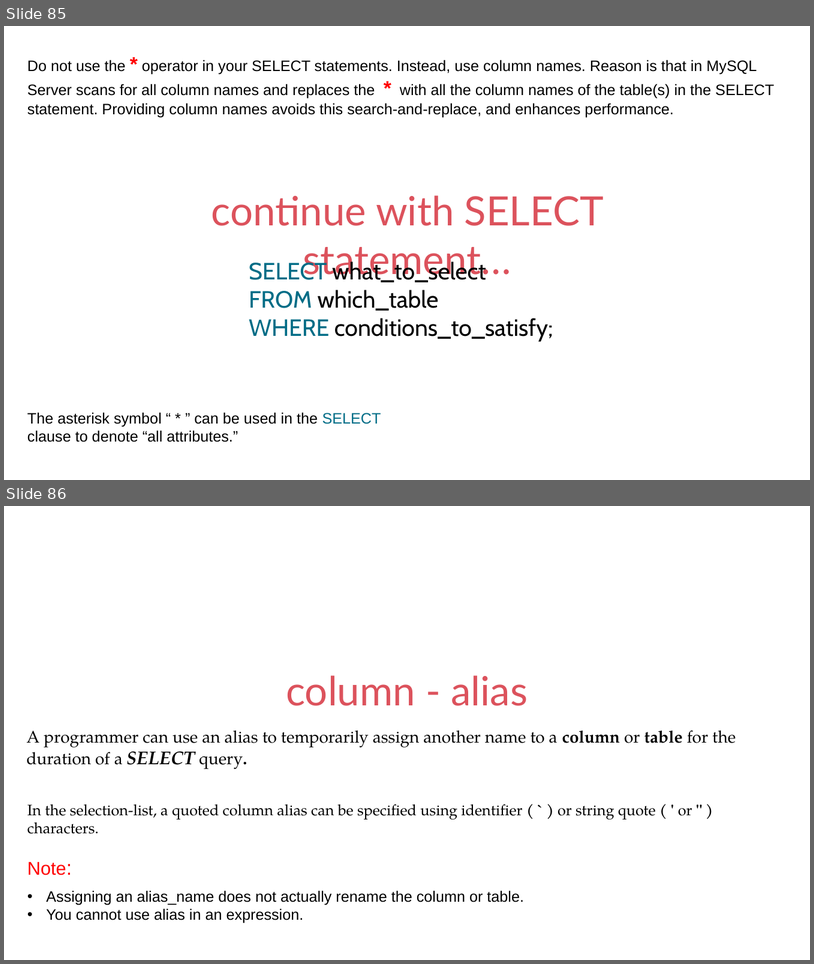
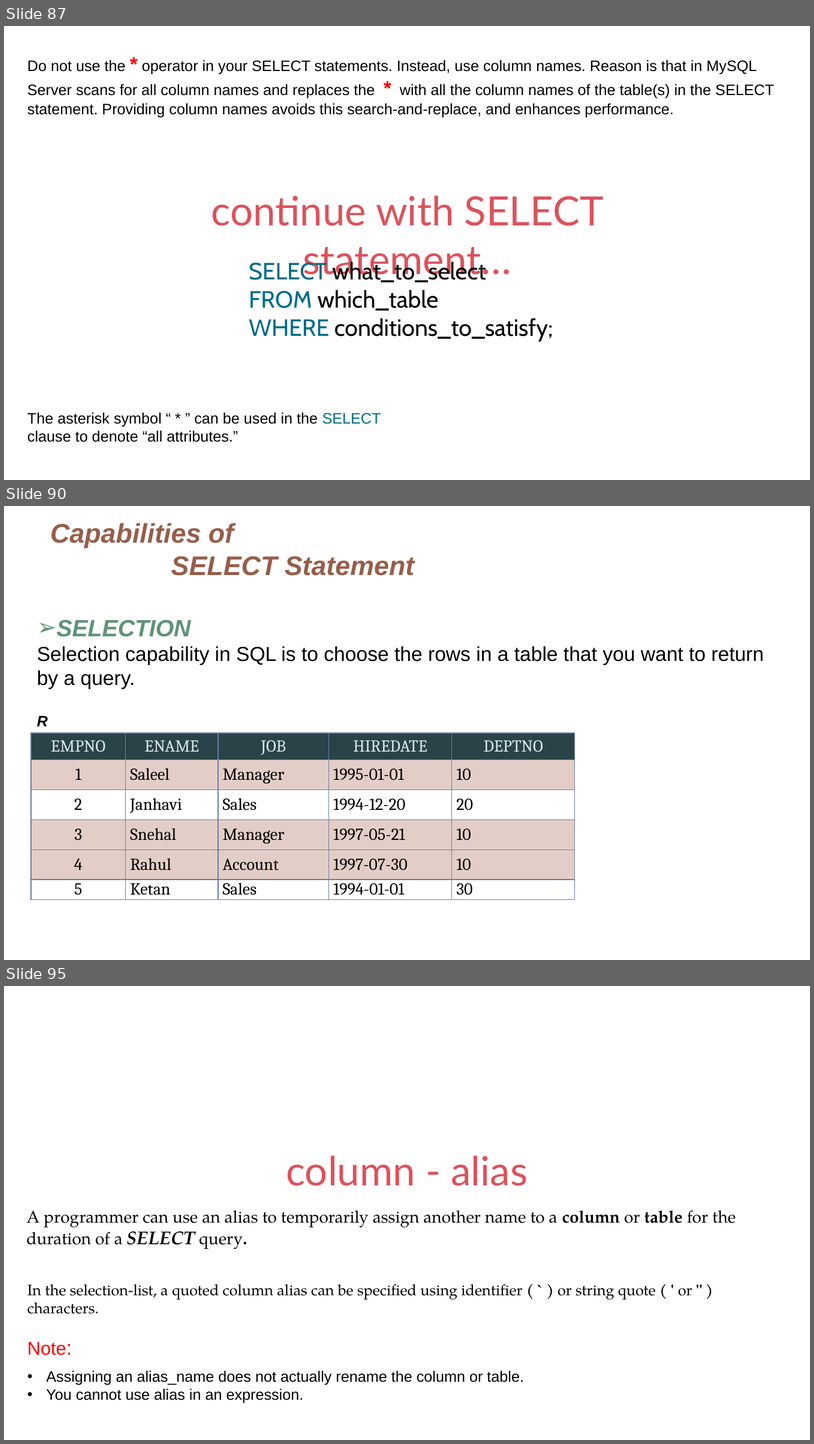
Before and after one commit to RajnishJadhav/DBT, a slide deck: IET MySQL PPT Ver9.pptx. Shown one above the other, each under a label of ours: slides 85 and 86 before the commit, slides 87, 90 and 95 after it; the slides between them are not shown. The pictures are 814x964 and 814x1444 pixels, drawn with LibreOffice and Linux fonts; fonts in the diff are those of the drawing. Boxes give left, top, right and bottom in pixels: in the first picture for what was removed or moved away, otherwise in the second. Text is boxed around its words. In the diff, an @@ line names an element or a change of style, - is before the commit and + after.

```diff
--- a/IET MySQL PPT Ver9.pptx
+++ b/IET MySQL PPT Ver9.pptx
@@ slide 90 added at box(4, 506, 810, 960), background #FFFFFF @@
@@ title added at box(50, 523, 415, 576), 32 pt, text #955E4B, bold, italic @@
+Capabilities of
+SELECT Statement
@@ text added at box(37, 619, 764, 689), 24 pt, text #000000 @@
+➢ SELECTION
+Selection capability in SQL is to choose the rows in a table that you want to return by a query.
@@ text added at box(37, 715, 48, 726), 18 pt, text #000000, bold, italic @@
+R
@@ table added at box(31, 733, 576, 899), 6 rows, 5 columns @@
+EMPNO | ENAME | JOB | HIREDATE | DEPTNO
+1 | Saleel | Manager | 1995-01-01 | 10
+2 | Janhavi | Sales | 1994-12-20 | 20
+3 | Snehal | Manager | 1997-05-21 | 10
+4 | Rahul | Account | 1997-07-30 | 10
+5 | Ketan | Sales | 1994-01-01 | 30
@@ what was slide 85 is now slide 87 @@
@@ what was slide 86 is now slide 95 @@
```
Also in this commit, not shown: 4 slides changed, 27 other slides added, 2 other files.
